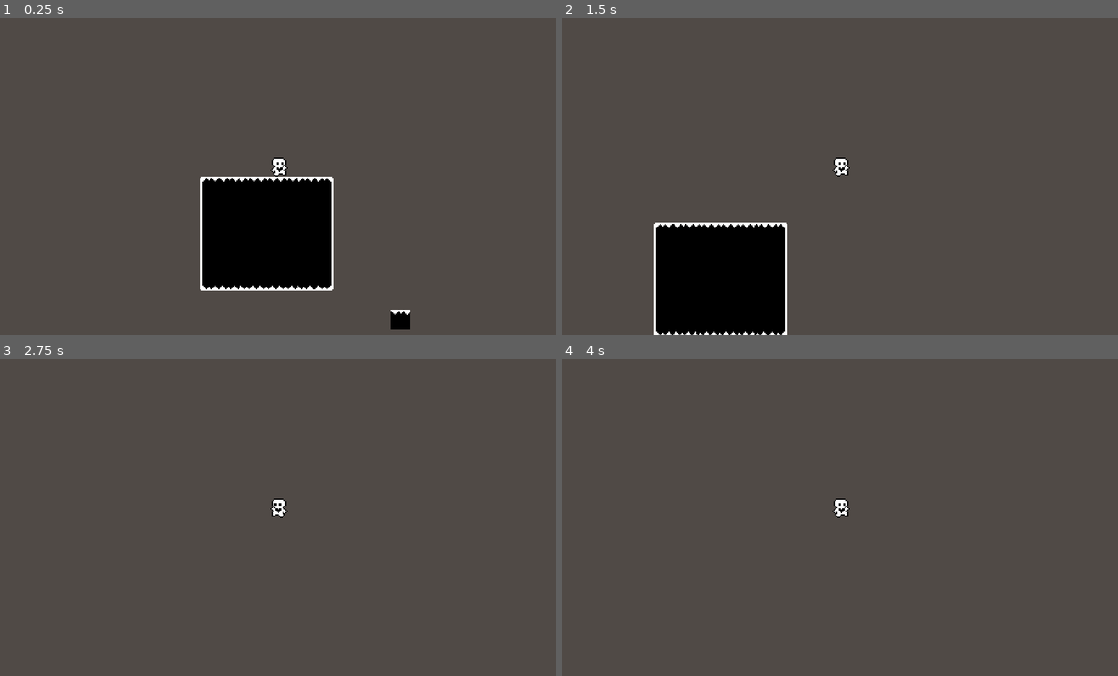
Above: before the commit, frames 1-4 (two rows, left to right).
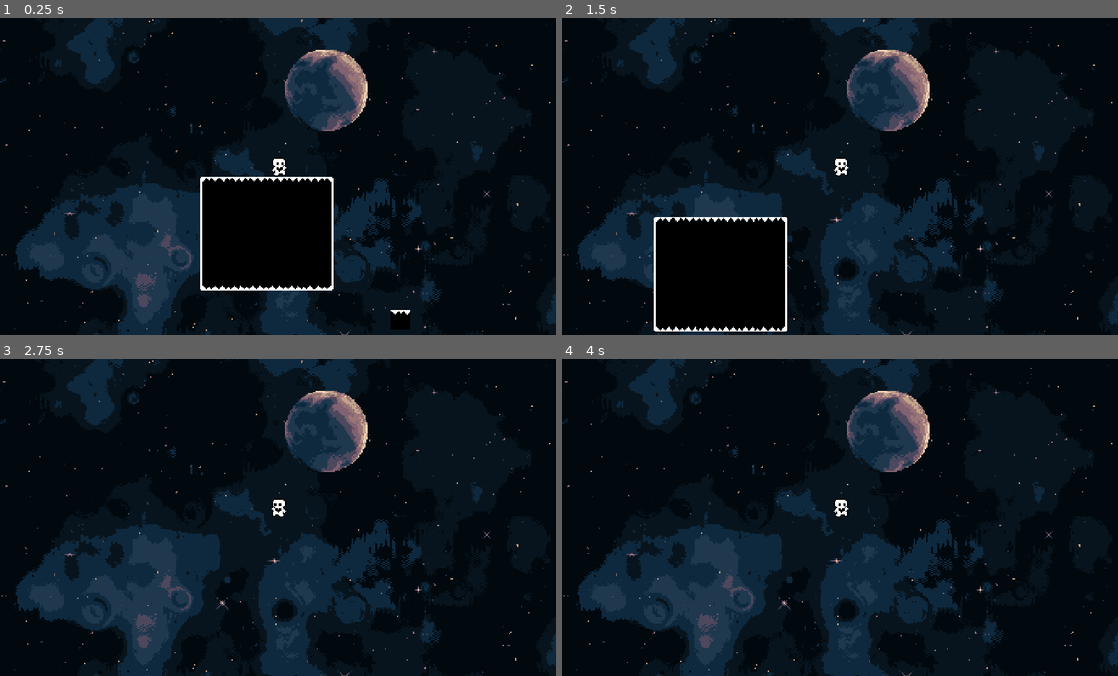
Above: after the commit, the same moments.

Repository: vickraz/Gravity-platformer-OWN
Game: Godot game, scene res://Scenes/test_level.tscn
Same seed, same stepped clock (60 frames per second), same inputs: the game is played once before the commit and once after it.
Inputs:
- Up to frame 1 (0.25 s): no input
- Up to frame 2 (1.5 s): tap Enter at 0.5 s; hold Right (ui_right) from 0.53 s (still down); tap Space (Jump) at 0.77 s
- Up to frame 3 (2.75 s): tap Space (Jump) at 1.52 s; release Right (ui_right) at 2.03 s; hold Left (ui_left) from 2.03 s (still down)
- Up to frame 4 (4 s): release Left (ui_left) at 2.78 s; hold Right (ui_right) from 2.78 s (still down); tap Space (Jump) at 3.02, 3.5, 3.77 s

The runs differ from the first frame. In frame 1, 90% of the frame differs, in the area x 0-100%, y 0-100%; in frame 2, 92%; in frame 3, 99%; in frame 4, 99%.

Commit message:
bug fix around edges and added background

Diff:
--- a/gravity-platformer/Scenes/background.tscn
+++ b/gravity-platformer/Scenes/background.tscn
@@ -1,12 +1,11 @@
-[gd_scene format=3 uid="uid://m5wc6cplunyy"]
+[gd_scene load_steps=2 format=3 uid="uid://m5wc6cplunyy"]
+
+[ext_resource type="Texture2D" uid="uid://wog5cgiv6myi" path="res://Assets/Space Background.png" id="1_sn1xx"]
 
 [node name="Background" type="CanvasLayer"]
 layer = -100
 
-[node name="ColorRect" type="ColorRect" parent="."]
-anchors_preset = 15
-anchor_right = 1.0
-anchor_bottom = 1.0
-grow_horizontal = 2
-grow_vertical = 2
-color = Color(0.312609, 0.291957, 0.275026, 1)
+[node name="Sprite2D" type="Sprite2D" parent="."]
+scale = Vector2(2, 2)
+texture = ExtResource("1_sn1xx")
+centered = false
--- a/gravity-platformer/Scenes/player.tscn
+++ b/gravity-platformer/Scenes/player.tscn
@@ -4,7 +4,7 @@
 [ext_resource type="Texture2D" uid="uid://cv5my1m72mpcr" path="res://Assets/player.png" id="1_v0iea"]
 
 [sub_resource type="CapsuleShape2D" id="CapsuleShape2D_cvnsp"]
-radius = 14.0
+radius = 13.0
 height = 48.0
 
 [node name="Player" type="CharacterBody2D"]
--- a/gravity-platformer/Scripts/player.gd
+++ b/gravity-platformer/Scripts/player.gd
@@ -5,7 +5,7 @@
 const SPEED = 300.0
 const ACC = 1500.0
 const JUMP_VELOCITY = 600.0
-const GRAVITY = 1200
+const GRAVITY = 1250
 const EDGE_SPEED = 30
 
 
@@ -132,10 +132,10 @@
 	_movement(input_x, delta)
 
 	if not left_ray.is_colliding() and right_ray.is_colliding():
-		if can_rotate:
+		if can_rotate and is_equal_approx(up_direction.rotated(-PI/2).angle(), velocity.angle()):
 			_rotate_left()
 	elif left_ray.is_colliding() and not right_ray.is_colliding():
-		if can_rotate:
+		if can_rotate and is_equal_approx(up_direction.rotated(PI/2).angle(), velocity.angle()):
 			_rotate_right()
 	elif velocity.x == 0:
 		state = IDLE
Binary file added: gravity-platformer/Assets/Space Background.png
Not shown, added: gravity-platformer/Assets/Space Background.png.import
